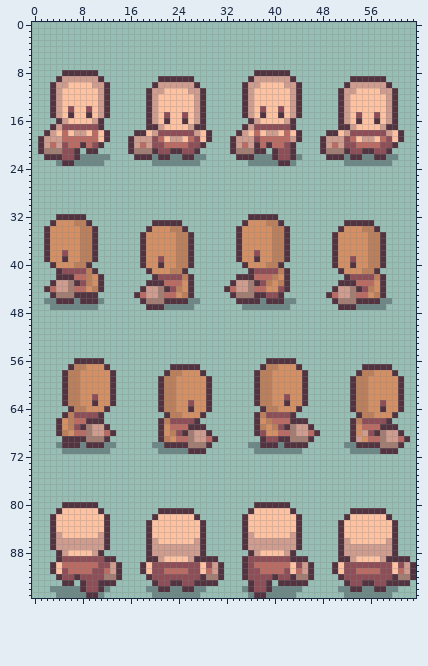
Sprite sheet, stored at Assets/Animations/Character Sprites and Animations/NPCs/Townsperson Blacksmith/Blacksmith_walk.png. The picture above is the old version.
The file is 64x96 pixels.
After the commit:
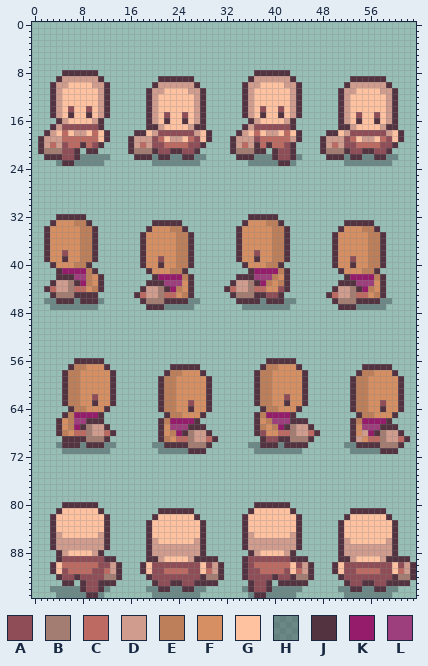
Palette (. is transparent): A #8f4d57  B #a47d72  C #bd6a62  D #d09c8e  E #bd7f5a  F #d68f63  G #ffc2a1  H #28354064  J #52333f  K #941c6b  L #9d3f7d
Change:
y 41: x 5..8 AAAA -> KKKK; x 37..40 AAAA -> KKKK
y 42: x 7..8 CC -> LL; x 21..24 AAAA -> KKKK; x 37..39 CCC -> LLL; x 53..56 AAAA -> KKKK
y 43: x 8 A -> K; x 22..24 CCC -> LLL; x 38 A -> K; x 54..56 CCC -> LLL
y 44: x 23 A -> K; x 55 A -> K
y 65: x 7..10 AAAA -> KKKK; x 39..42 AAAA -> KKKK
y 66: x 7..8 CC -> LL; x 23..26 AAAA -> KKKK; x 40..42 CCC -> LLL; x 55..58 AAAA -> KKKK
y 67: x 7 A -> K; x 23..25 CCC -> LLL; x 41 A -> K; x 55..57 CCC -> LLL
y 68: x 24 A -> K; x 56 A -> K
Boxes around the changes in both pictures, in picture pixels (x1, y1, x2, y2):
changed: (62, 268, 86, 286)
changed: (254, 268, 278, 286)
changed: (158, 274, 182, 292)
changed: (350, 274, 374, 292)
changed: (74, 412, 98, 430)
changed: (266, 412, 290, 430)
changed: (170, 418, 194, 436)
changed: (362, 418, 386, 436)
